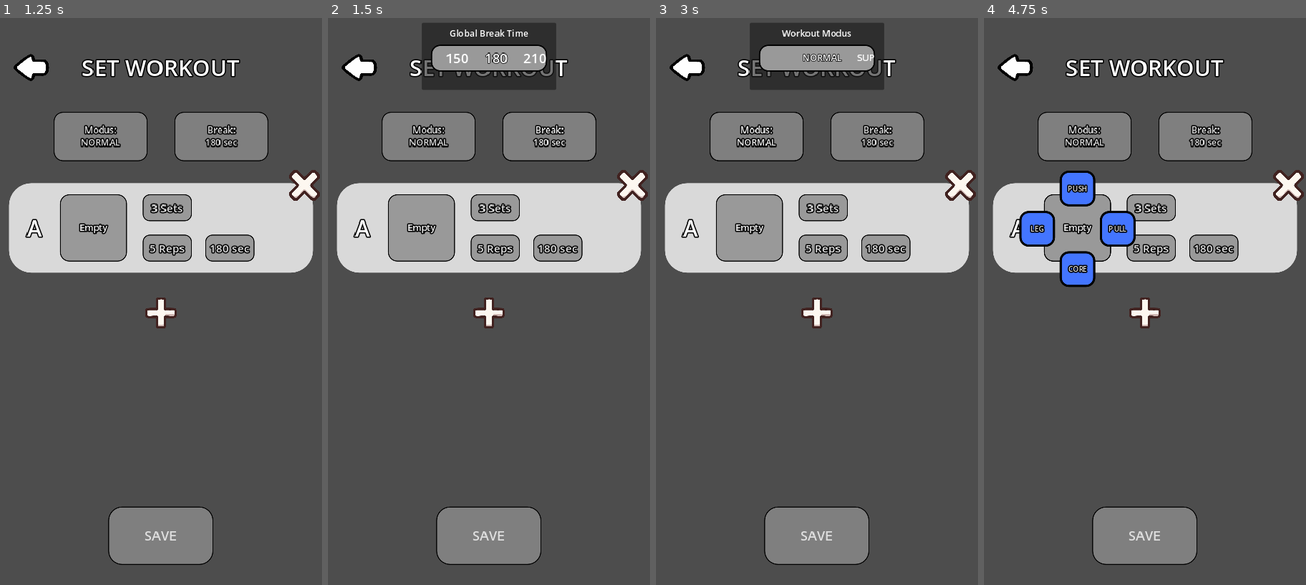
Above: before the commit, frames 1-4 (left to right).
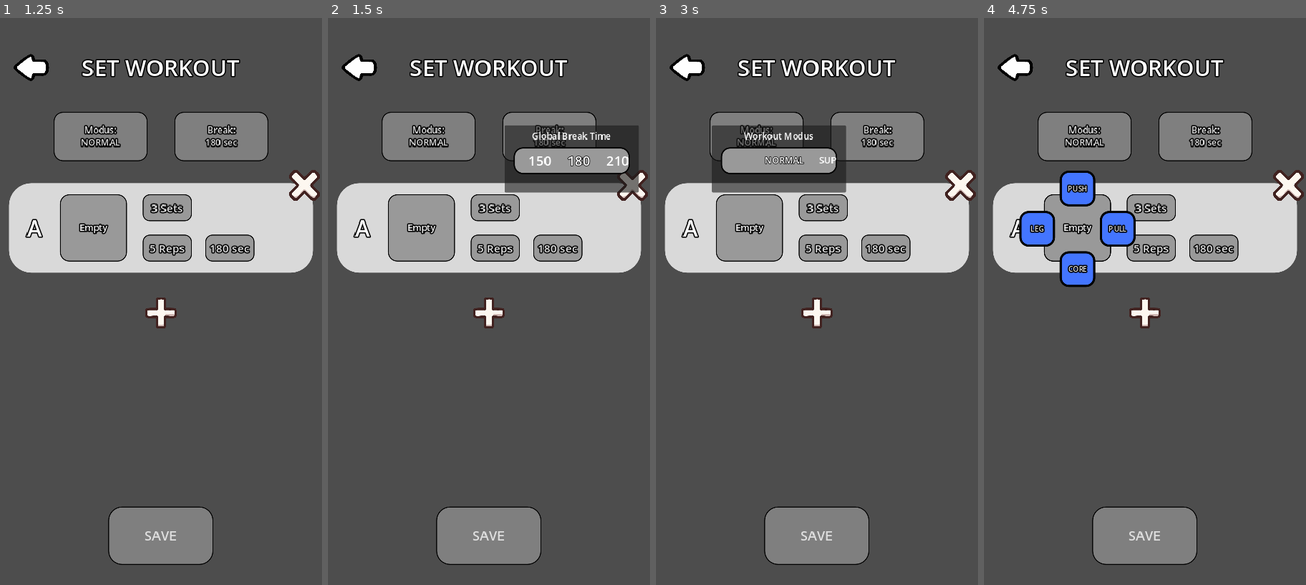
Above: after the commit, the same moments.

Repository: derdrache/Calisthenics-App
Game: Godot game, scene res://main_menu_page/main_menu.tscn
Same seed, same stepped clock (60 frames per second), same inputs: the game is played once before the commit and once after it. The engine's default icon, where the game draws it, is replaced by a stand-in: a white triangle on a blue panel in a dark square.
Inputs (mouse positions are in pixels of both pictures, inside the frame that each line leads up to):
- Up to frame 1 (1.25 s): click "No workout set up yet" at 0.5 s
- Up to frame 2 (1.5 s): click "Break: 180 sec" at 1.25 s
- Up to frame 3 (3 s): click "180 sec" at 2 s; click "Modus: NORMAL" at 2.75 s
- Up to frame 4 (4.75 s): click "Modus: NORMAL" at 3.5 s; click (1077, 227) at 4.25 s

Frame 1 is identical in both runs. In frame 2, 9.3% of the frame differs, in the area x 29-97%, y 0-31%; in frame 3, 9.3%, in the area x 17-71%, y 0-31%; in frame 4, nothing differs.

Commit message:
change carusel position

Diff:
--- a/main_menu_page/workout_page/setting/setting_workout_page.gd
+++ b/main_menu_page/workout_page/setting/setting_workout_page.gd
@@ -86,6 +86,8 @@
 	selectionCaruselNode.steps = 30
 
 	add_child(selectionCaruselNode)
+	selectionCaruselNode.global_position = %GlobalBreakButton.global_position
+
 	selectionCaruselNode.valueChanged.connect(_change_break_time)
 
 func _change_break_time(newValue):
@@ -104,6 +106,7 @@
 	selectionCaruselNode.initialValue = workoutModus
 
 	add_child(selectionCaruselNode)
+	selectionCaruselNode.global_position = %ModusButton.global_position
 	selectionCaruselNode.valueChanged.connect(_change_modus)
 
 func _change_modus(newValue):
